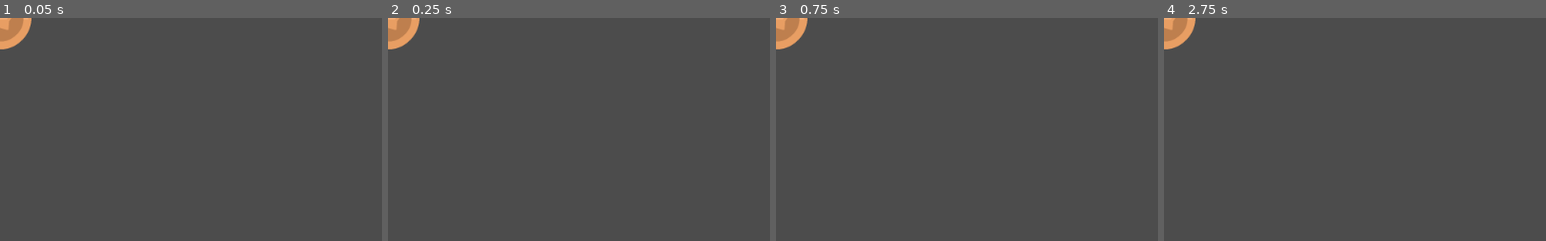
Above: before the commit, frames 1-4 (left to right).
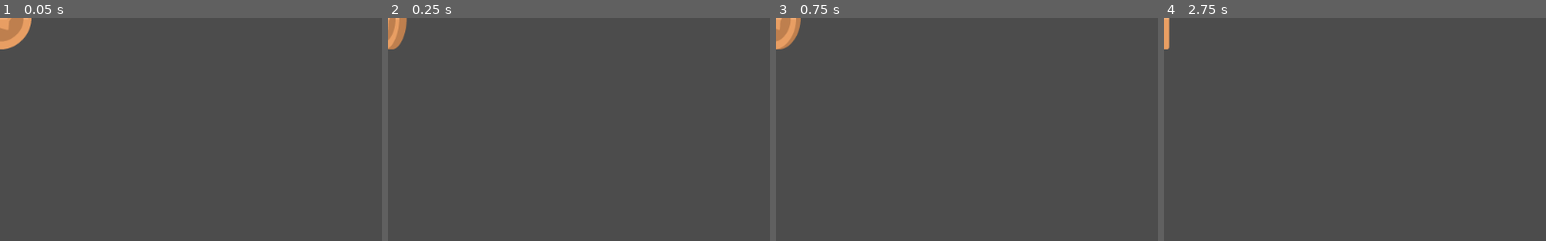
Above: after the commit, the same moments.

Repository: KennedyMungai/SimplePlatformer
Game: Godot game, scene res://Scenes/Coin.tscn
Same seed, same stepped clock (60 frames per second), same inputs: the game is played once before the commit and once after it. This scene is started directly instead of the project's main scene.
Inputs:
- Up to frame 1 (0.05 s): no input
- Up to frame 2 (0.25 s): no input
- Up to frame 3 (0.75 s): tap Enter at 0.5 s; hold D (right) from 0.53 s (still down)
- Up to frame 4 (2.75 s): tap W (jump) at 0.77, 1.52 s; tap Space at 2 s; release D (right) at 2.03 s; hold A (left) from 2.03 s (still down)
The pictures show only the part of the screen within x 0-50%, y 0-50%; the shares and areas given below are measured in that part.

Frame 1 is identical in both runs. In frame 2, 0.6% of the frame differs, in the area x 0-9%, y 0-15%; in frame 3, 0.5%; in frame 4, 0.8%.

Commit message:
Doubled the coin animation speed

Diff:
--- a/Scenes/Coin.tscn
+++ b/Scenes/Coin.tscn
@@ -12,7 +12,7 @@
 "frames": [ ExtResource( 1 ), ExtResource( 3 ), ExtResource( 4 ), ExtResource( 2 ), ExtResource( 4 ), ExtResource( 3 ) ],
 "loop": true,
 "name": "spin",
-"speed": 5.0
+"speed": 10.0
 } ]
 
 [sub_resource type="CircleShape2D" id=2]
@@ -55,6 +55,7 @@
 [node name="AnimatedSprite" type="AnimatedSprite" parent="."]
 frames = SubResource( 1 )
 animation = "spin"
+playing = true
 
 [node name="Area2D" type="Area2D" parent="."]
 collision_layer = 8
